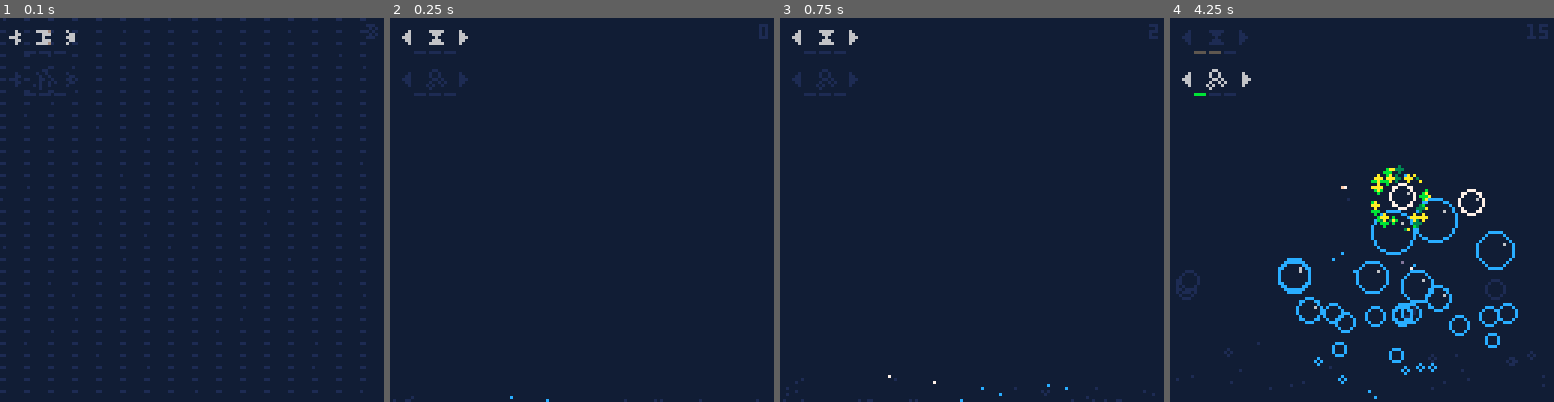
Above: before the commit, frames 1-4 (left to right).
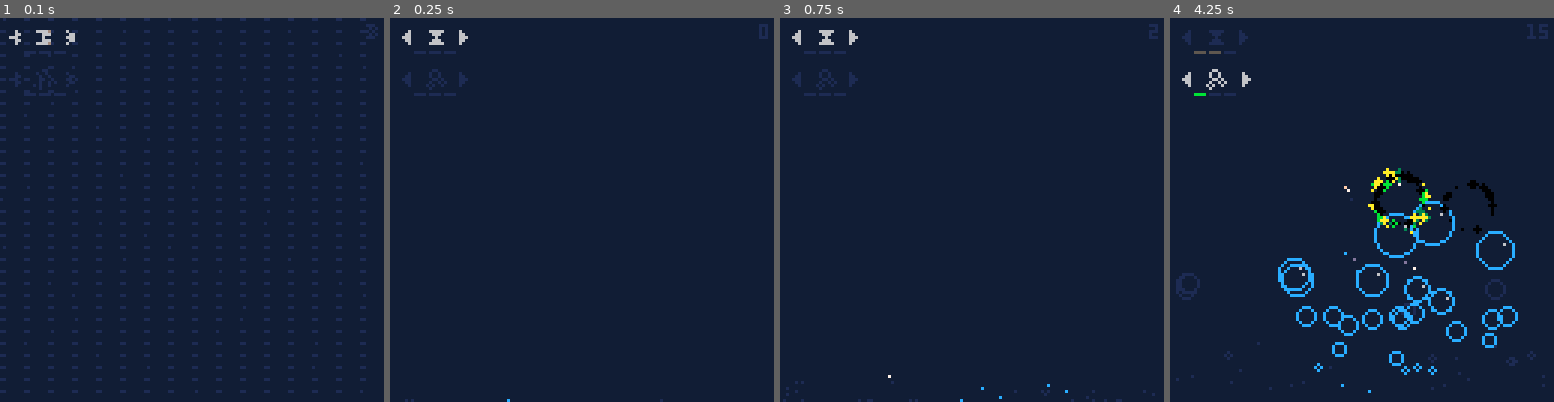
Above: after the commit, the same moments.

Repository: beardedsakimonkey/bubble_pop.p8
Game: PICO-8 cartridge bubble_pop.p8
The game is run twice, just before and just after one commit, with the same random seed, the same clock (stepped at 60 frames per second) and the same inputs.
Inputs:
- Up to frame 1 (0.1 s): no input
- Up to frame 2 (0.25 s): no input
- Up to frame 3 (0.75 s): tap X (X key) at 0.33 s; tap O (Z key) at 0.7 s
- Up to frame 4 (4.25 s): tap X (X key) at 1.07, 1.85, 2.97, 4.08 s; hold Right 1.6-2.1 s; tap O (Z key) every 0.4 s from 1.7 to 4.1 s; hold Up 2.15-2.42 s; hold Right 2.47-3.03 s; hold Left 3.08-3.58 s; hold Down 3.63-3.97 s; hold Right from 4.02 s (still down)

Frame 1 is identical in both runs. In frame 2, less than 0.1% of the frame differs, in the area x 0-97%, y 98-100%; in frame 3, less than 0.1%; in frame 4, 5.0%, in the area x 2-91%, y 38-100%.

Commit message:
spawn after update

Diff:
--- a/bubble_pop.lua
+++ b/bubble_pop.lua
@@ -1,5 +1,6 @@
 Black,DarkBlue,DarkPurple,DarkGreen,Brown,DarkGray,LightGray,White,Red,Orange,
 Yellow,Green,Blue,Indigo,Pink,Peach = 0,1,2,3,4,5,6,7,8,9,10,11,12,13,14,15
+BG=Brown
 
 bbls={}
 prts={}
@@ -7,21 +8,21 @@
 f=0
 cartdata('tubeman_bubble_pop')
 score=dget(0) or 0
-local speedup,multipop = 1,2
+speedup,multipop=1,2
 cfgs={
 	[speedup]={spr=0, v=0},
 	[multipop]={spr=1, v=0},
 }
 sel=1
 
-BG=Brown
-
 function _init()
 	poke(0X5f5d, 8) -- key repeat delay
 	poke(0x5f2e, 1) -- hidden palette
 	music(0)
 	init_particle_themes()
 end
+
+-- bubbles ---------------------------------------------------------------------
 
 function count_bubbles()
 	local fake, real = 0, 0
@@ -35,8 +36,6 @@
 	end)
 	return fake, real
 end
-
--- bubbles ---------------------------------------------------------------------
 
 function spawn_bubbles()
 	local num_fake, num_real = count_bubbles()
@@ -142,7 +141,7 @@
 	end
 end
 
-function spawn_particles(bbl)
+function spawn_particle(bbl)
 	local i = cfgs[multipop].v==0 and (score%#prt_themes) or rnd(#prt_themes)\1
 	local theme = prt_themes[i+1]
 	for _=1, max(8, bbl.r*3) do
@@ -164,6 +163,15 @@
 	end
 end
 
+function spawn_particles()
+	for bbl in all(bbls) do
+		if bbl.dead_t==4 then
+			spawn_particle(bbl)
+			del(bbls, bbl)
+		end
+	end
+end
+
 function update_particles()
 	for prt in all(prts) do
 		prt.x += prt.dx
@@ -202,9 +210,10 @@
 	print('▶', x+(i==sel and btn(➡️) and 1 or 0), y, LightGray)
 	x,y=_x+4,_y+7
 	local v = cfgs[i].v
-	rectfill(x, y, x+3, y, v>=1 and Green or DarkBlue); x+=5
-	rectfill(x, y, x+3, y, v>=2 and Green or DarkBlue); x+=5
-	rectfill(x, y, x+3, y, v==3 and Green or DarkBlue); x+=5
+	for j=1,3 do
+		local x = x+(j-1)*5
+		rectfill(x, y, x+3, y, v>=j and Green or DarkBlue)
+	end
 	pal(0)
 end
 
@@ -240,18 +249,13 @@
 end
 
 function _update()
-	for bbl in all(bbls) do
-		if bbl.dead_t==4 then
-			spawn_particles(bbl)
-			del(bbls, bbl)
-		end
-	end
 	if (btnp(🅾️)) pop_bubbles()
 	if (btnp(❎)) pop_bubbles()
 	update_config()
+	update_bubbles()
 	spawn_bubbles()
-	update_bubbles()
 	update_particles()
+	spawn_particles()
 	f+=1
 end
 
